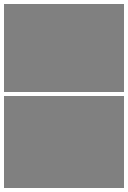
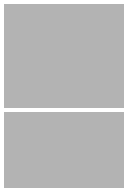
Layers edited between the first and the second w=128, h=192 image:
added layer "Layer" (40%) above "Wall" over [4, 4, 124, 188]
painted on "Wall" over [4, 92, 124, 112]
